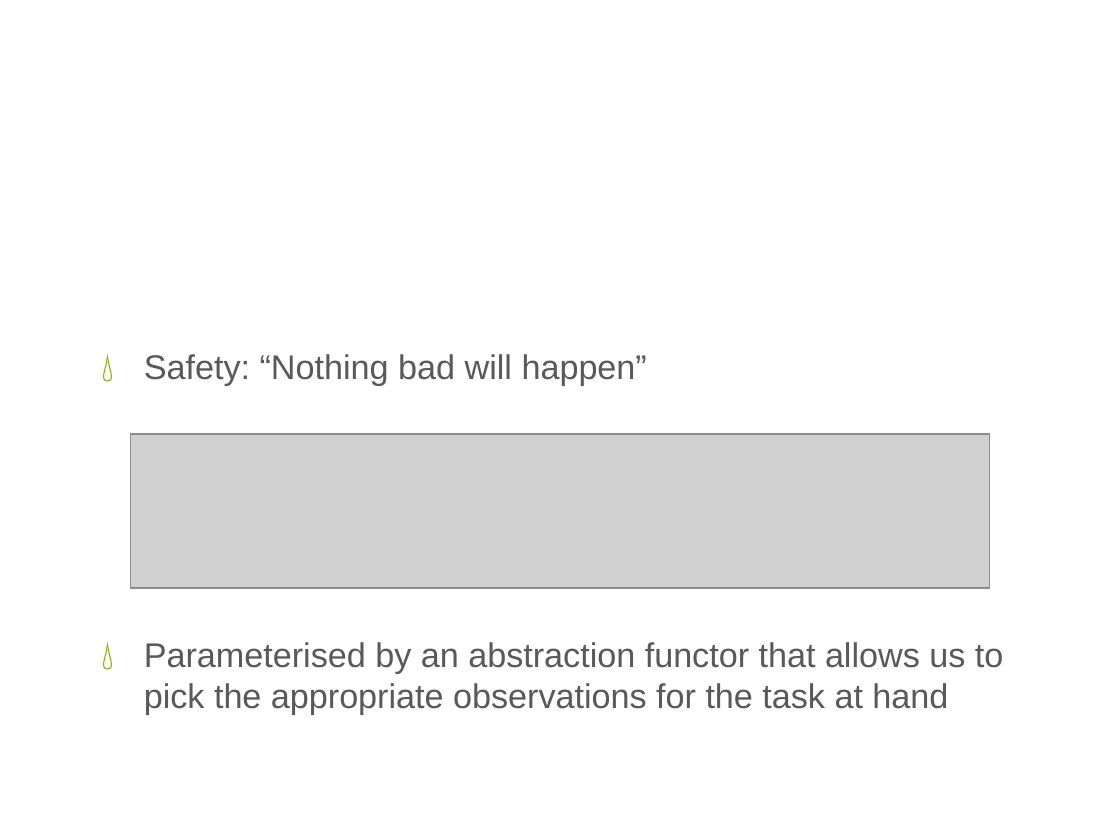
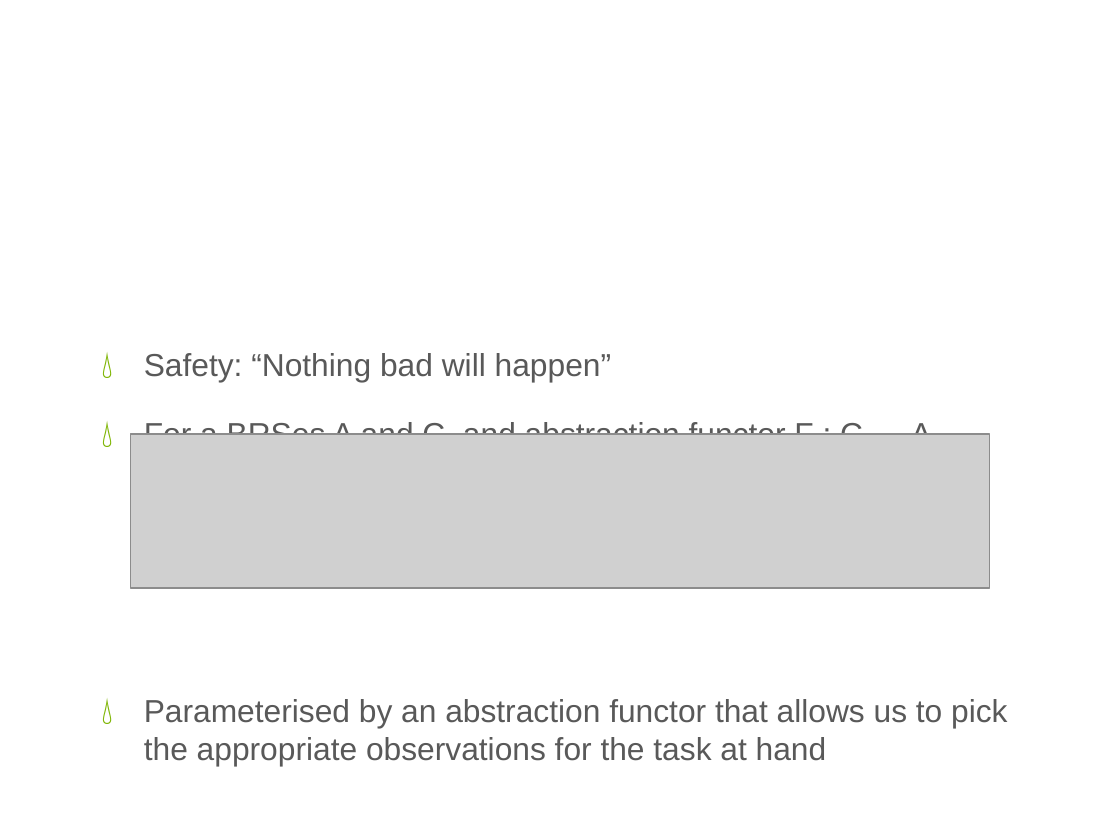
Before and after one commit to gian/defense, a slide deck: slide 56 of PhDDefense.pptx (slide 50 before the commit). Drawn at 1120x840 pixels with LibreOffice and Linux fonts; fonts in the diff are those of the drawing; grey boxes stand for pictures; background and template pictures are left out. Boxes give left, top, right and bottom in pixels: in the first picture for what was removed or moved away, otherwise in the second. Text is boxed around its words. In the diff, an @@ line names an element or a change of style, - is before the commit and + after.

```diff
--- a/PhDDefense.pptx
+++ b/PhDDefense.pptx
@@ text at bbox=[144, 353, 1007, 766]: size 22 to 20.4 pt in "Safety: “Nothing bad will happen”", "Parameterised by an abstraction functor that allows ..." @@
@@ text at bbox=[144, 420, 932, 435]: paragraph added @@
+💧 For a BRSes A and C, and abstraction functor F : C → A
```
Also in this commit, not shown: 10 other slides changed, 10 slides added, 4 slides removed.
